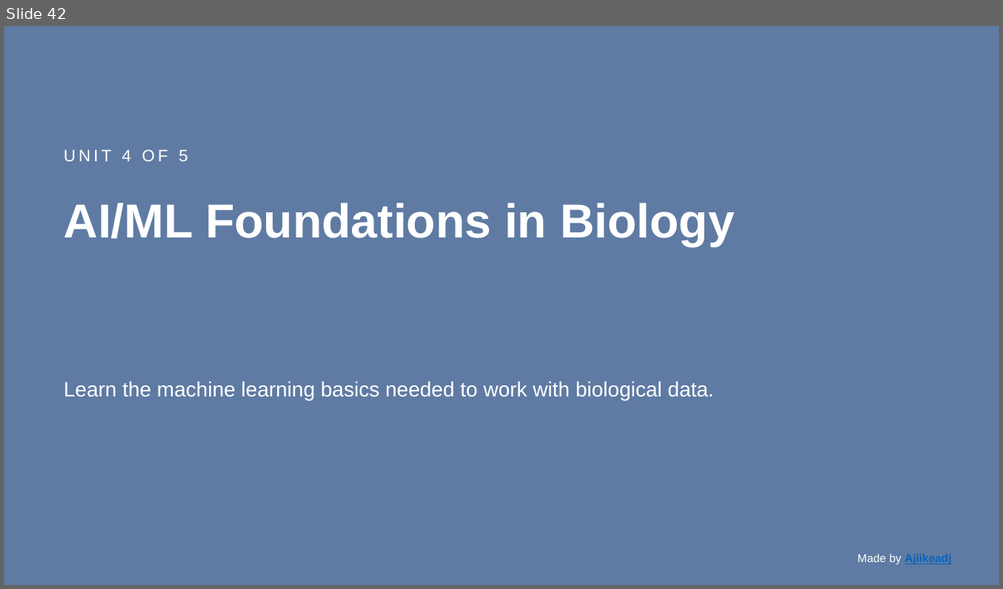
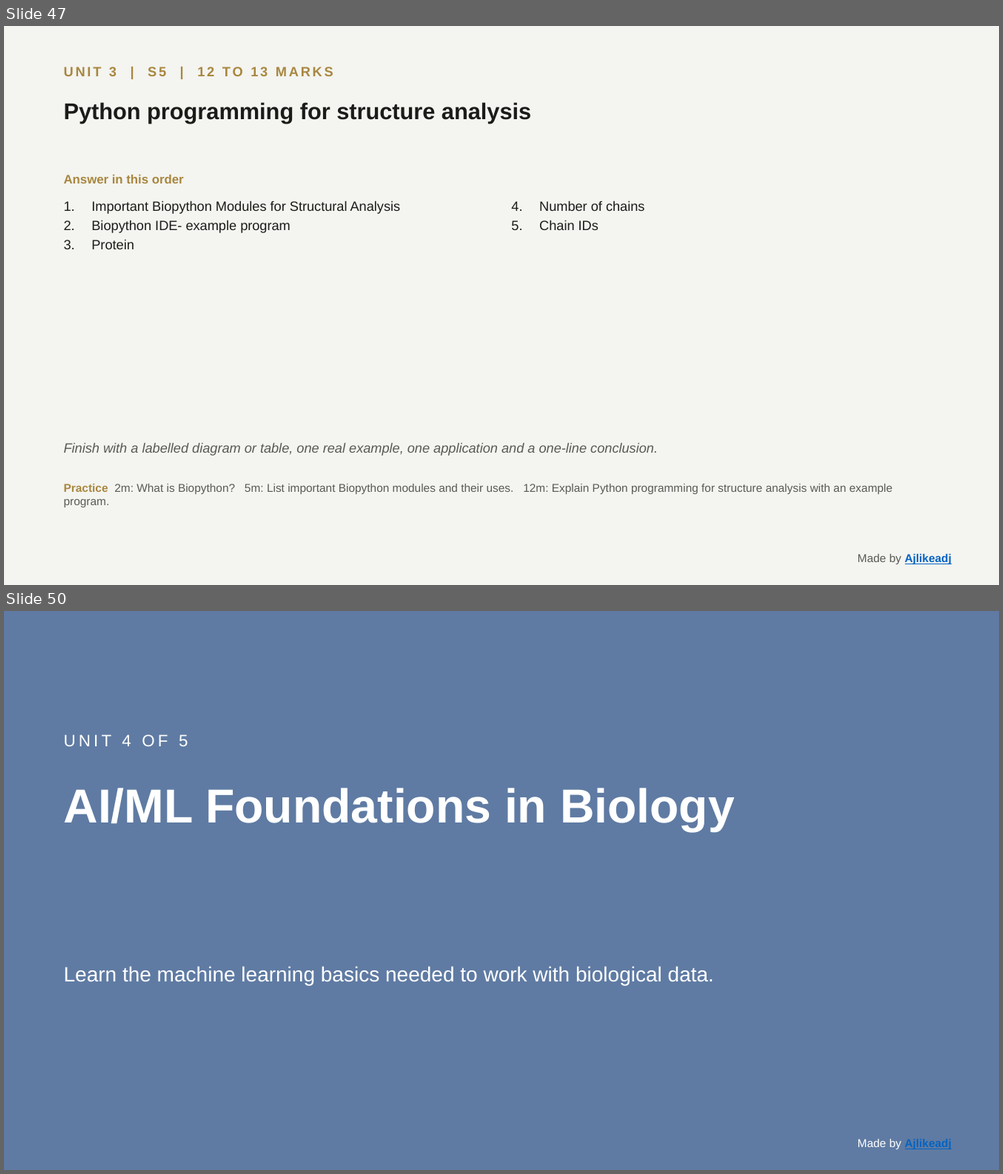
Before and after one commit to Ajlikeadj/Bio, a slide deck: CompBio-slides.pptx. Shown one above the other, each under a label of ours: slide 42 before the commit, slides 47 and 50 after it; the slides between them are not shown. The pictures are 1003x589 and 1003x1174 pixels, drawn with LibreOffice and Linux fonts; fonts in the diff are those of the drawing. Boxes give left, top, right and bottom in pixels: in the first picture for what was removed or moved away, otherwise in the second. Text is boxed around its words. In the diff, an @@ line names an element or a change of style, - is before the commit and + after.

```diff
--- a/CompBio-slides.pptx
+++ b/CompBio-slides.pptx
@@ slide 47 added at <box>4,26,999,585</box>, background #F4F4F0 @@
@@ text added at <box>64,67,333,76</box>, 13 pt, text #A8873F, bold @@
+UNIT 3 | S5 | 12 TO 13 MARKS
@@ text added at <box>64,102,531,124</box>, 22 pt, text #1B1B1A, bold @@
+Python programming for structure analysis
@@ text added at <box>64,175,184,184</box>, 12 pt, text #A8873F, bold @@
+Answer in this order
@@ text added at <box>91,201,401,249</box>, 13 pt, text #1B1B1A @@
+1. Important Biopython Modules for Structural Analysis
+2. Biopython IDE- example program
+3. Protein
@@ text added at <box>539,201,645,230</box>, 13 pt, text #1B1B1A @@
+4. Number of chains
+5. Chain IDs
@@ text added at <box>64,443,657,456</box>, 13 pt, text #5A5A55, italic @@
+Finish with a labelled diagram or table, one real example, one application and a one-line conclusion.
@@ text added at <box>64,484,892,508</box>, 11 pt, text #5A5A55 @@
+Practice 2m: What is Biopython? 5m: List important Biopython modules and their uses. 12m: Explain Python programming for structure analysis with an example program.
@@ text added at <box>857,554,951,565</box>, 11 pt, text #0563C1, bold, underline @@
+Made by Ajlikeadj
@@ what was slide 42 is now slide 50 @@
```
Also in this commit, not shown: 1 slide changed, 67 other slides added, 60 slides removed, 10 other files.
